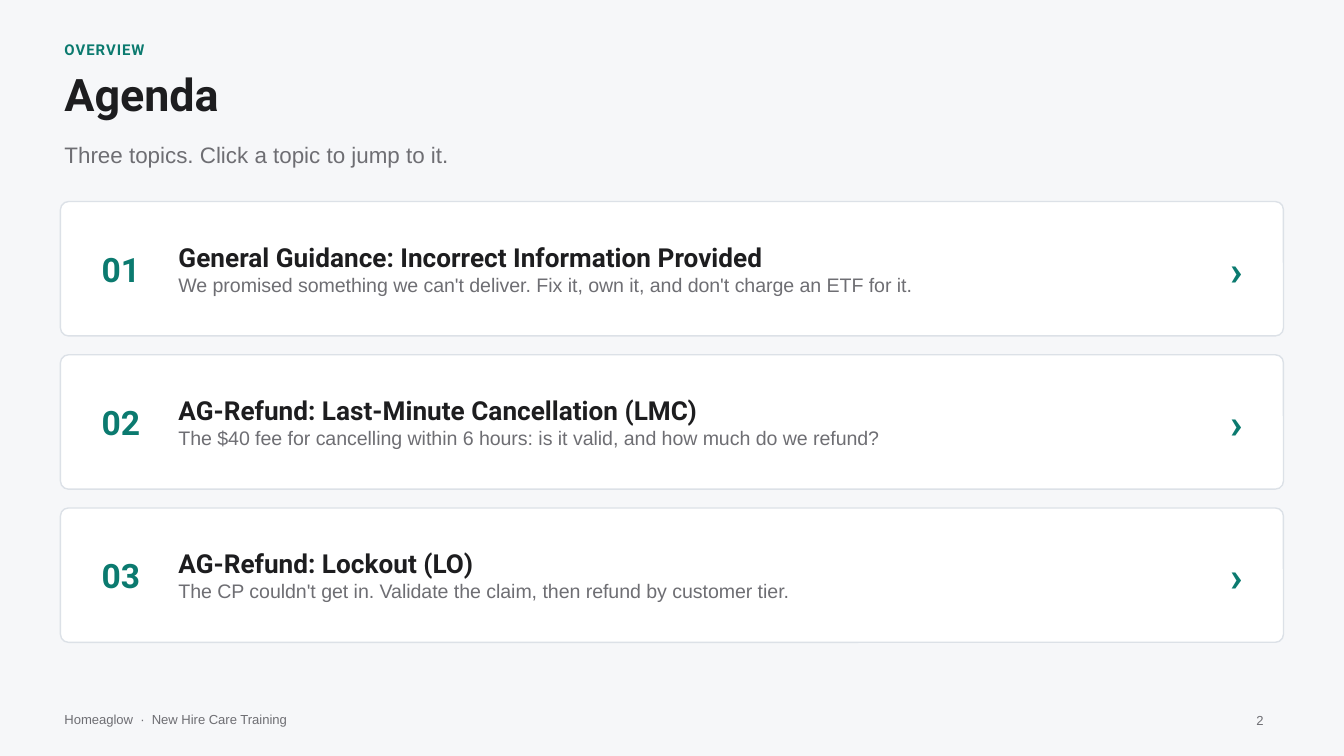
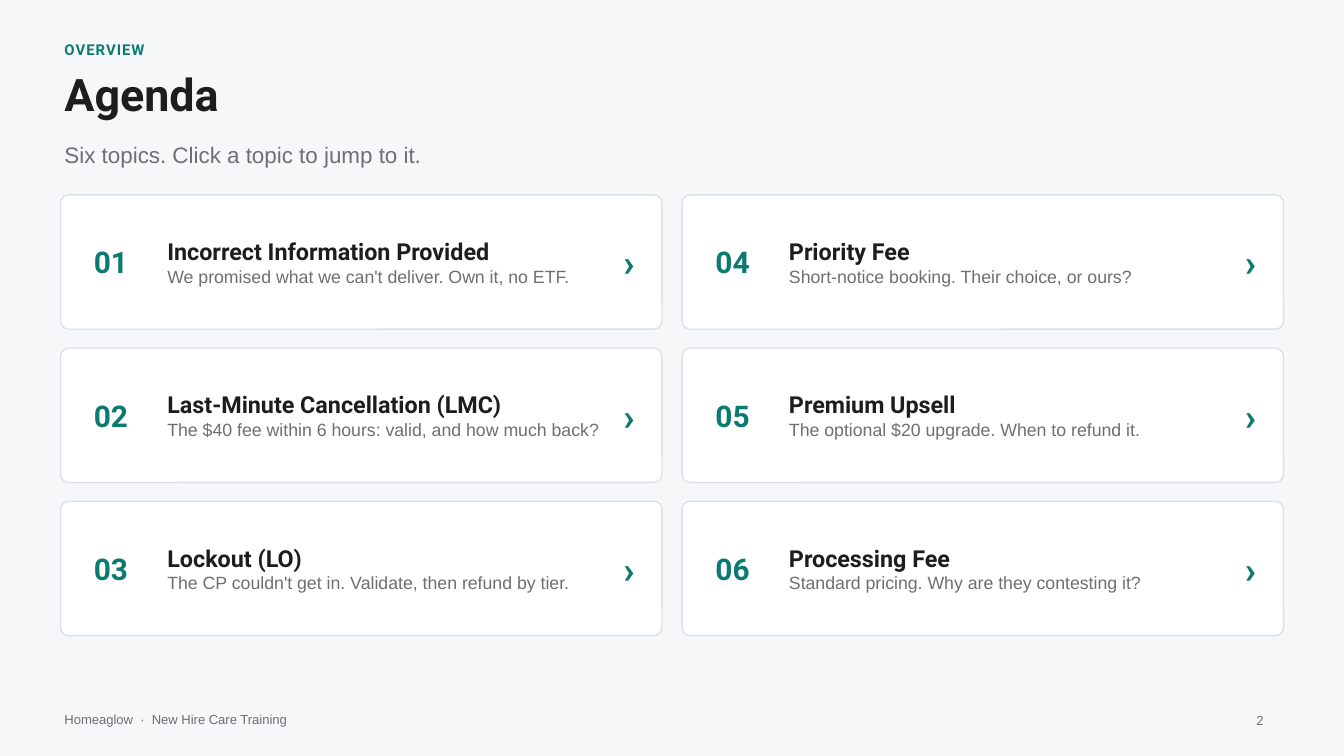
Before and after one commit to anjulimichelle/training, a slide deck: slide 2 of incorrect-info-lmc-lockout/incorrect-info-lmc-lockout.pptx. Drawn at 1344x756 pixels with LibreOffice and Linux fonts; fonts in the diff are those of the drawing. Boxes give left, top, right and bottom in pixels: in the first picture for what was removed or moved away, otherwise in the second. Text is boxed around its words. In the diff, an @@ line names an element or a change of style, - is before the commit and + after.

```diff
--- a/incorrect-info-lmc-lockout/incorrect-info-lmc-lockout.pptx
+++ b/incorrect-info-lmc-lockout/incorrect-info-lmc-lockout.pptx
@@ text at box(64, 147, 421, 168): text changed @@
-Three topics. Click a topic to jump to it.
+Six topics. Click a topic to jump to it.
@@ rounded rectangle "Incorrect Information Provided": place and size @@
-rounded rectangle "Incorrect Information Provided" at box(60, 202, 1284, 336)
+rounded rectangle "Incorrect Information Provided" at box(60, 195, 661, 329)
@@ text "01": place and size @@
-text "01" at box(102, 257, 141, 283)
+text "01" at box(94, 251, 128, 274)
@@ text "›": place and size @@
-text "›" at box(1210, 202, 1263, 336)
+text "›" at box(605, 195, 652, 329)
@@ rounded rectangle added at box(683, 195, 1284, 329), fill #FFFFFF, outline #DCE1E7 0.75 pt, 9.5 pt, text #6E6E73 @@
+Priority Fee
+Short-notice booking. Their choice, or ours?
@@ text added at box(1227, 195, 1274, 329), 20 pt, text #0B7A6F, bold @@
+›
@@ text in rounded rectangle at box(167, 242, 569, 287): text changed; size 10.5 to 9.5 pt @@
-General Guidance: Incorrect Information Provided
-We promised something we can't deliver. Fix it, own it, and don't charge an ETF for it.
+Incorrect Information Provided
+We promised what we can't deliver. Own it, no ETF.
@@ text added at box(715, 251, 749, 274), 16 pt, text #0B7A6F, bold @@
+04
@@ rounded rectangle "Last-Minute Cancellation (LMC)": place and size @@
-rounded rectangle "Last-Minute Cancellation (LMC)" at box(60, 355, 1284, 489)
+rounded rectangle "Last-Minute Cancellation (LMC)" at box(60, 348, 661, 482)
@@ size 18 to 16 pt in 3 elements at box(94, 251, 128, 274), box(94, 558, 128, 581), box(94, 405, 128, 428) @@
@@ text "02": place and size @@
-text "02" at box(102, 410, 141, 436)
+text "02" at box(94, 405, 128, 428)
@@ text "›": place and size @@
-text "›" at box(1210, 355, 1263, 489)
+text "›" at box(605, 348, 652, 482)
@@ rounded rectangle added at box(683, 348, 1284, 482), fill #FFFFFF, outline #DCE1E7 0.75 pt, 9.5 pt, text #6E6E73 @@
+Premium Upsell
+The optional $20 upgrade. When to refund it.
@@ text added at box(1227, 348, 1274, 482), 20 pt, text #0B7A6F, bold @@
+›
@@ text in rounded rectangle at box(167, 395, 599, 438): text changed; size 10.5 to 9.5 pt @@
-AG-Refund: Last-Minute Cancellation (LMC)
-The $40 fee for cancelling within 6 hours: is it valid, and how much do we refund?
+Last-Minute Cancellation (LMC)
+The $40 fee within 6 hours: valid, and how much back?
@@ text added at box(715, 405, 749, 428), 16 pt, text #0B7A6F, bold @@
+05
@@ rounded rectangle "Lockout (LO)": place and size @@
-rounded rectangle "Lockout (LO)" at box(60, 508, 1284, 642)
+rounded rectangle "Lockout (LO)" at box(60, 501, 661, 636)
@@ text "03": place and size @@
-text "03" at box(102, 563, 141, 589)
+text "03" at box(94, 558, 128, 581)
@@ size 22 to 20 pt in 3 elements at box(605, 195, 652, 329), box(605, 348, 652, 482), box(605, 501, 652, 636) @@
@@ text "›": place and size @@
-text "›" at box(1210, 508, 1263, 642)
+text "›" at box(605, 501, 652, 636)
@@ rounded rectangle added at box(683, 501, 1284, 636), fill #FFFFFF, outline #DCE1E7 0.75 pt, 9.5 pt, text #6E6E73 @@
+Processing Fee
+Standard pricing. Why are they contesting it?
@@ text added at box(1227, 501, 1274, 636), 20 pt, text #0B7A6F, bold @@
+›
@@ text in rounded rectangle at box(167, 549, 569, 593): text changed; size 10.5 to 9.5 pt @@
-AG-Refund: Lockout (LO)
-The CP couldn't get in. Validate the claim, then refund by customer tier.
+Lockout (LO)
+The CP couldn't get in. Validate, then refund by tier.
@@ text added at box(715, 558, 749, 581), 16 pt, text #0B7A6F, bold @@
+06
```
Also in this commit, not shown: 5 other slides changed, 20 slides added, 5 other files.
